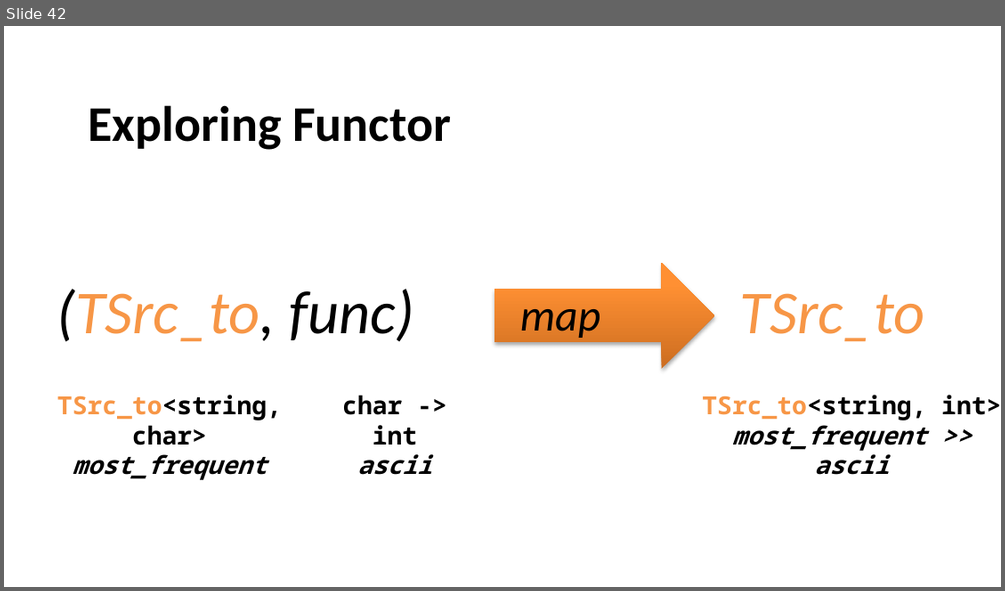
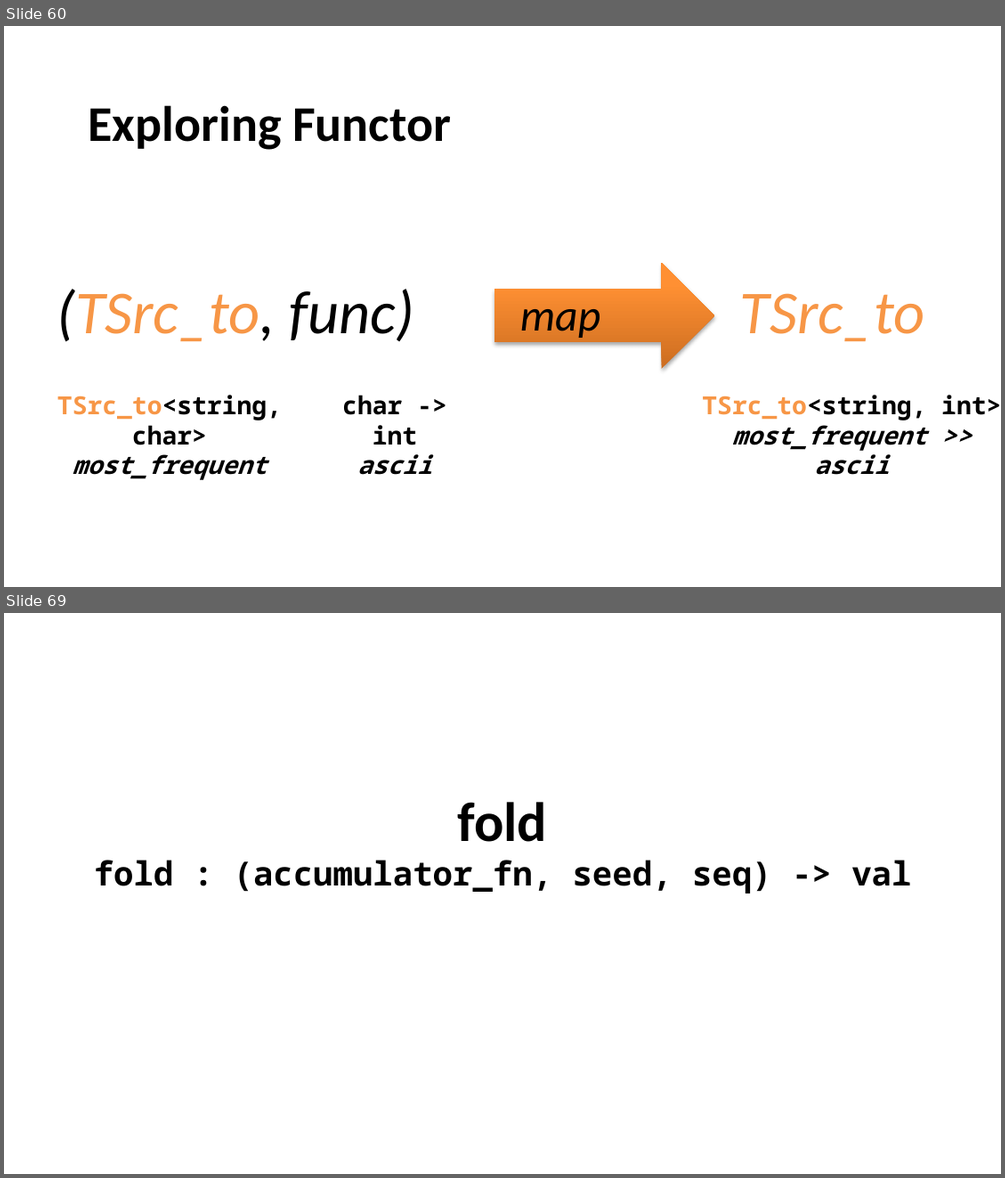
Before and after one commit to itowlson/zygo, a slide deck: How I learned to stop worrying and love the zygohistomorphic prepromorphism.pptx. Shown one above the other, each under a label of ours: slide 42 before the commit, slides 60 and 69 after it; the slides between them are not shown. The pictures are 1005x591 and 1005x1178 pixels, drawn with LibreOffice and Linux fonts; fonts in the diff are those of the drawing. Boxes give left, top, right and bottom in pixels: in the first picture for what was removed or moved away, otherwise in the second. Text is boxed around its words. In the diff, an @@ line names an element or a change of style, - is before the commit and + after.

```diff
--- a/How I learned to stop worrying and love the zygohistomorphic prepromorphism.pptx
+++ b/How I learned to stop worrying and love the zygohistomorphic prepromorphism.pptx
@@ slide 69 added at (4, 613, 1001, 1174), background #FFFFFF @@
@@ text added at (94, 802, 911, 893), 24 pt, text #000000, bold @@
+fold
+fold : (accumulator_fn, seed, seq) -> val
@@ what was slide 42 is now slide 60 @@
```
Also in this commit, not shown: 3 slides changed, 32 other slides added, 1 slide removed.
